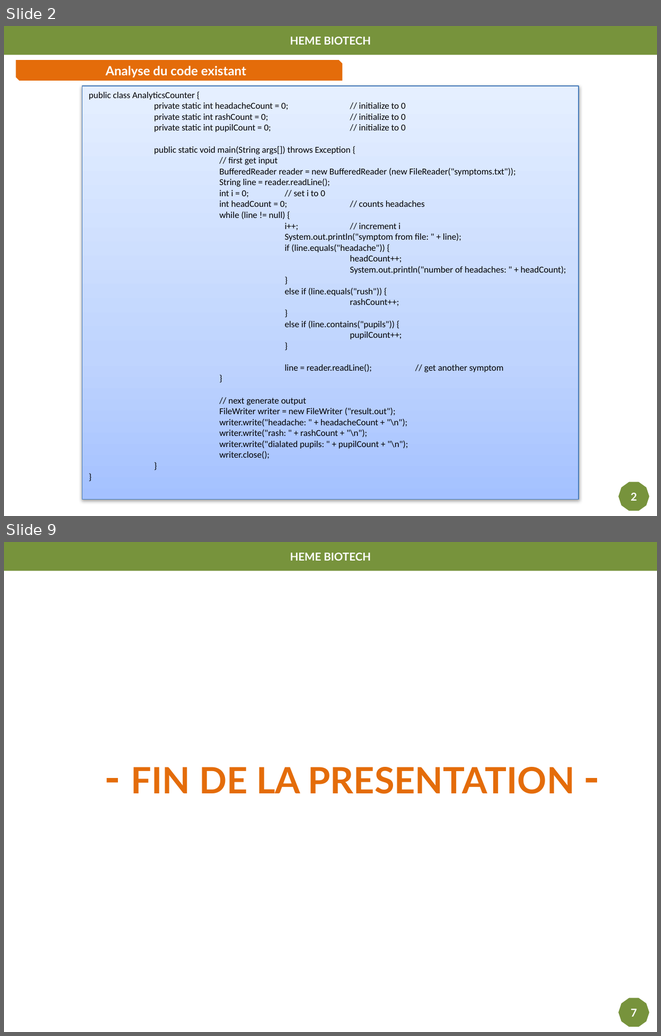
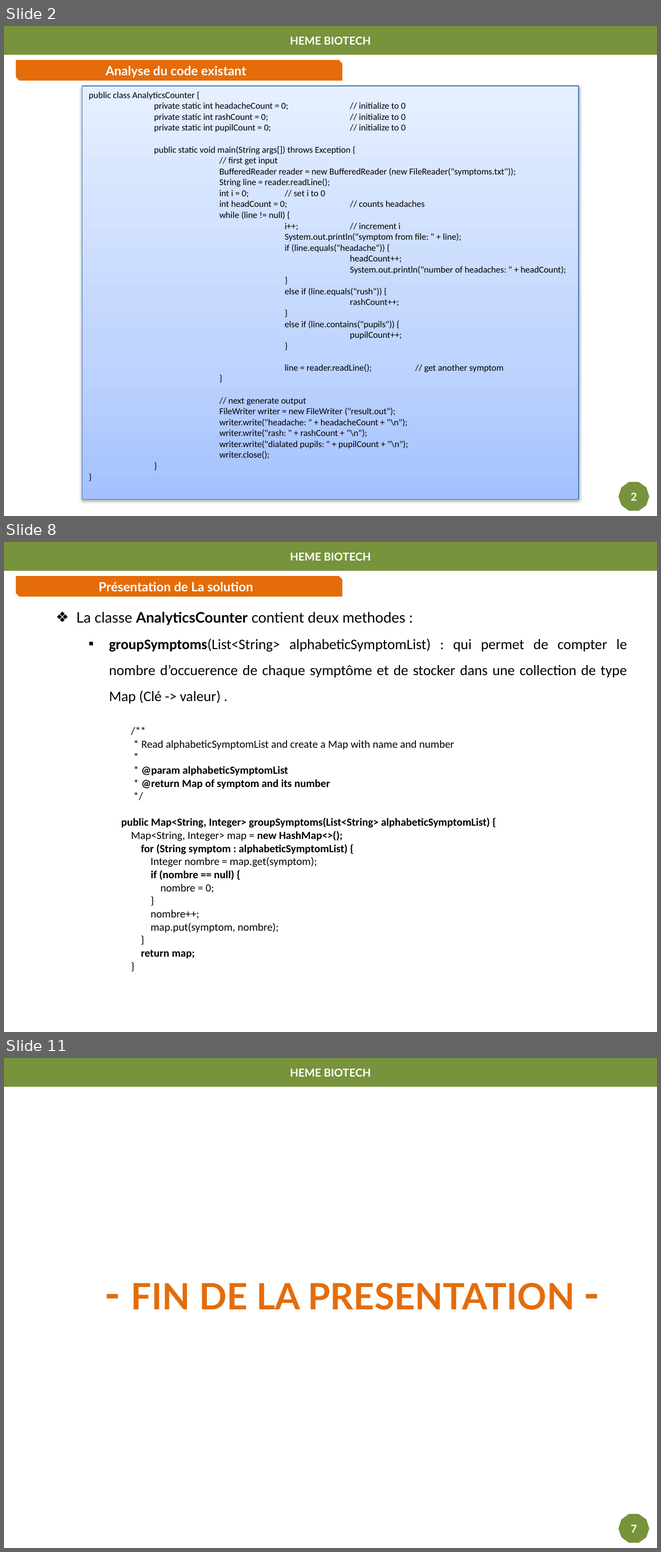
Before and after one commit to bende47/Project_DA_Java_EN_Come_to_the_Rescue_of_a_Java_Application, a slide deck: Projet P2.pptx. Shown one above the other, each under a label of ours: slides 2 and 9 before the commit, slides 2, 8 and 11 after it; the slides between them are not shown. The pictures are 661x1036 and 661x1552 pixels, drawn with LibreOffice and Linux fonts; fonts in the diff are those of the drawing. Boxes give left, top, right and bottom in pixels: in the first picture for what was removed or moved away, otherwise in the second. Text is boxed around its words. In the diff, an @@ line names an element or a change of style, - is before the commit and + after.

```diff
--- a/Projet P2.pptx
+++ b/Projet P2.pptx
@@ slide 8 added at [4,542,657,1032], background #FFFFFF @@
@@ rectangle added at [4,542,657,571], fill #77933C, 12 pt, text #FFFFFF, bold @@
+HEME BIOTECH
@@ snip diag rect added at [16,576,342,596], fill #E46C0A, 14 pt, text #FFFFFF, bold @@
+Présentation de La solution
@@ text added at [76,611,627,959], 12 pt, text #000000 @@
+  ❖ La classe AnalyticsCounter contient deux methodes :
+    ▪ groupSymptoms(List<String> alphabeticSymptomList) : qui permet de compter le nombre d’occuerence de chaque symptôme et de stocker dans une collection de type Map (Clé -> valeur) .
+      /**
+      * Read alphabeticSymptomList and create a Map with name and number
+      *
+      * @param alphabeticSymptomList
+      * @return Map of symptom and its number
+      */
+      public Map<String, Integer> groupSymptoms(List<String> alphabeticSymptomList) {
+      Map<String, Integer> map = new HashMap<>();
+      for (String symptom : alphabeticSymptomList) {
+      Integer nombre = map.get(symptom);
+      if (nombre == null) {
+      nombre = 0;
+      }
+      nombre++;
+      map.put(symptom, nombre);
+      }
+      return map;
+      }
@@ what was slide 9 is now slide 11 @@
```
Also in this commit, not shown: 6 slides changed, 1 other slide added.
